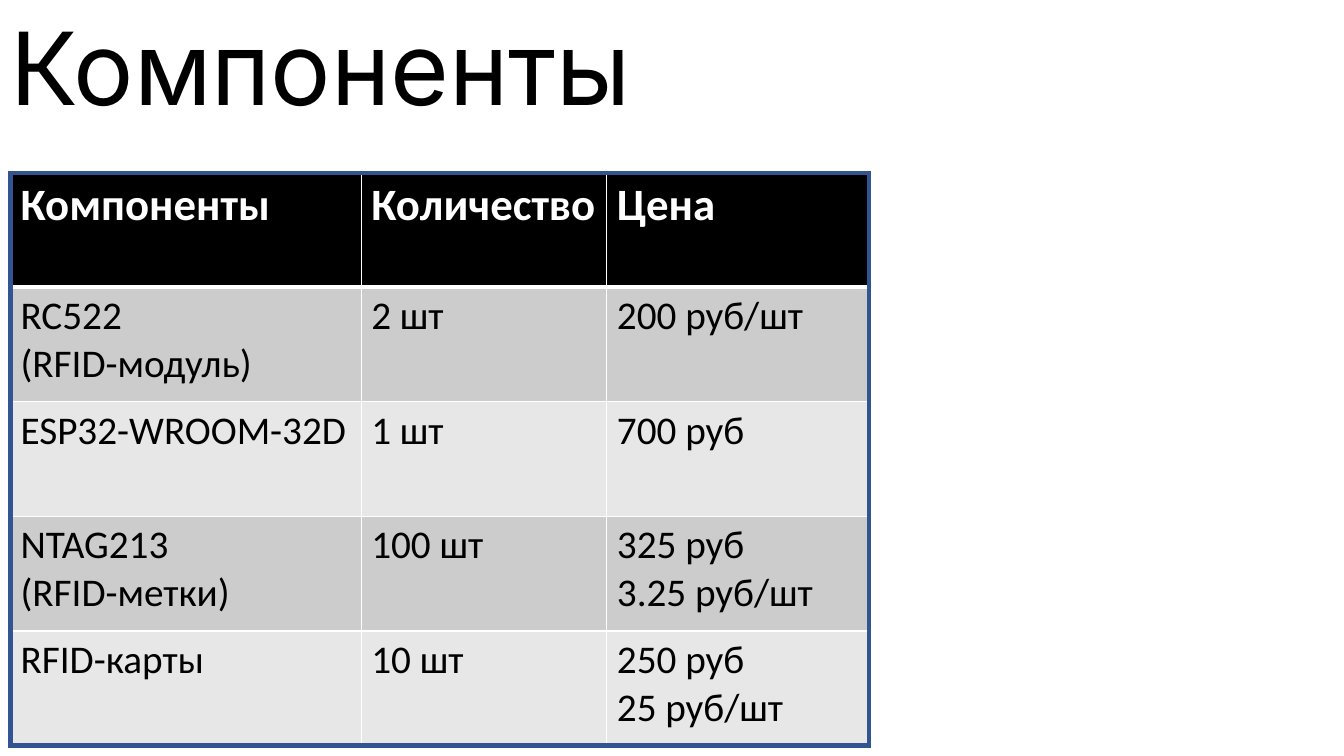
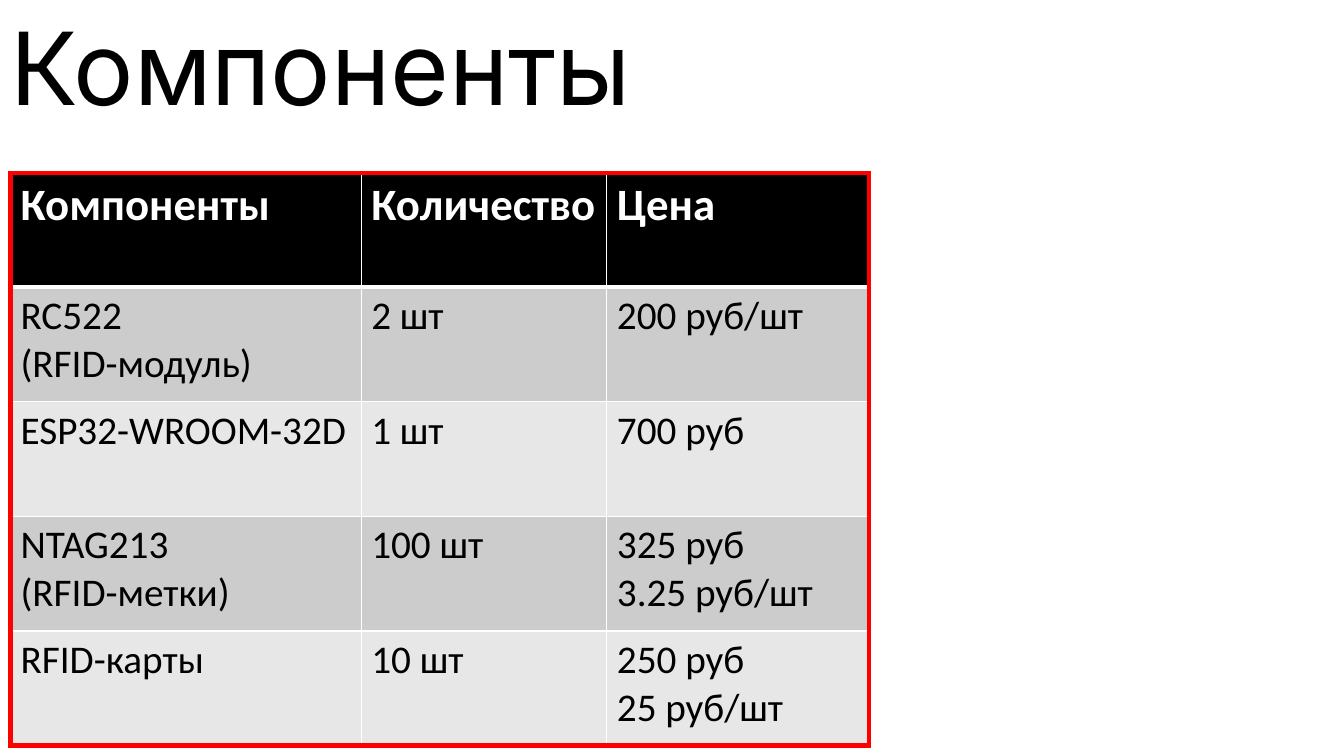
Before and after one commit to Lojinnn/Library, a slide deck: slide 7 of Библиотека_Чертежы/презентация/Библиотека.pptx. Drawn at 1344x756 pixels with LibreOffice and Linux fonts; fonts in the diff are those of the drawing; background and template pictures are left out. Boxes give left, top, right and bottom in pixels: in the first picture for what was removed or moved away, otherwise in the second. Text is boxed around its words. In the diff, an @@ line names an element or a change of style, - is before the commit and + after.

```diff
--- a/Библиотека_Чертежы/презентация/Библиотека.pptx
+++ b/Библиотека_Чертежы/презентация/Библиотека.pptx
@@ rectangle at <box>10,172,869,745</box>: outline #325491 3 pt to #FF0000 3 pt @@
```
Also in this commit, not shown: 1 other file.
